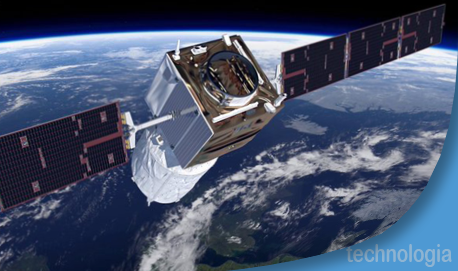
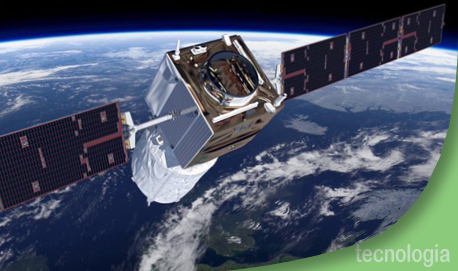
Comparing the layer stacks of the two (458, 271) images. Changes:
renamed "technologia" to "tecnologia", painted on it over [346,244,452,267]
